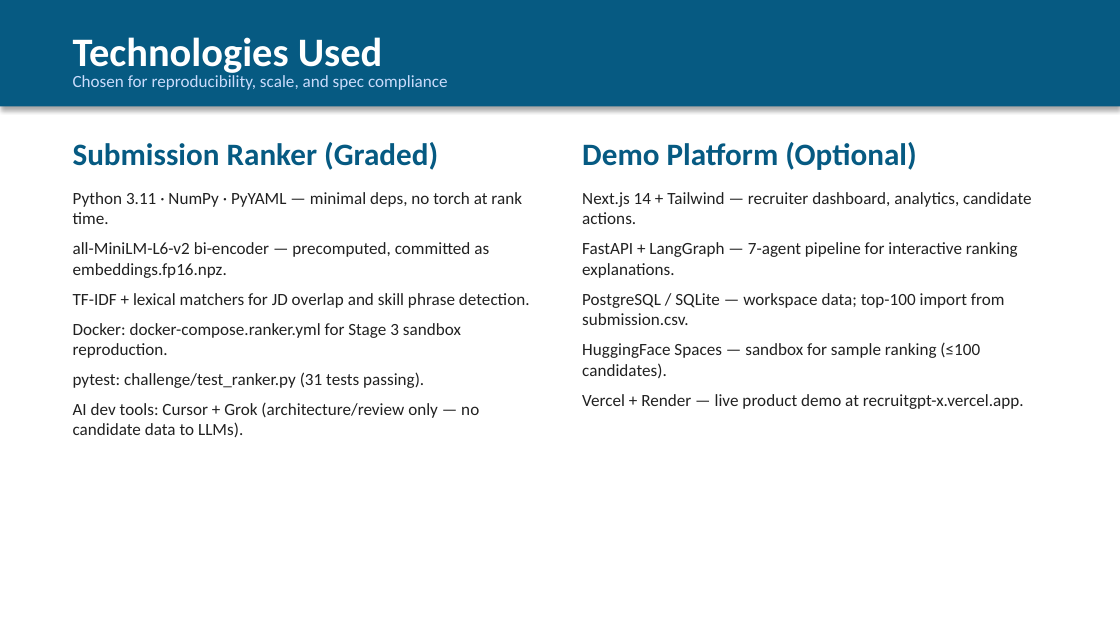
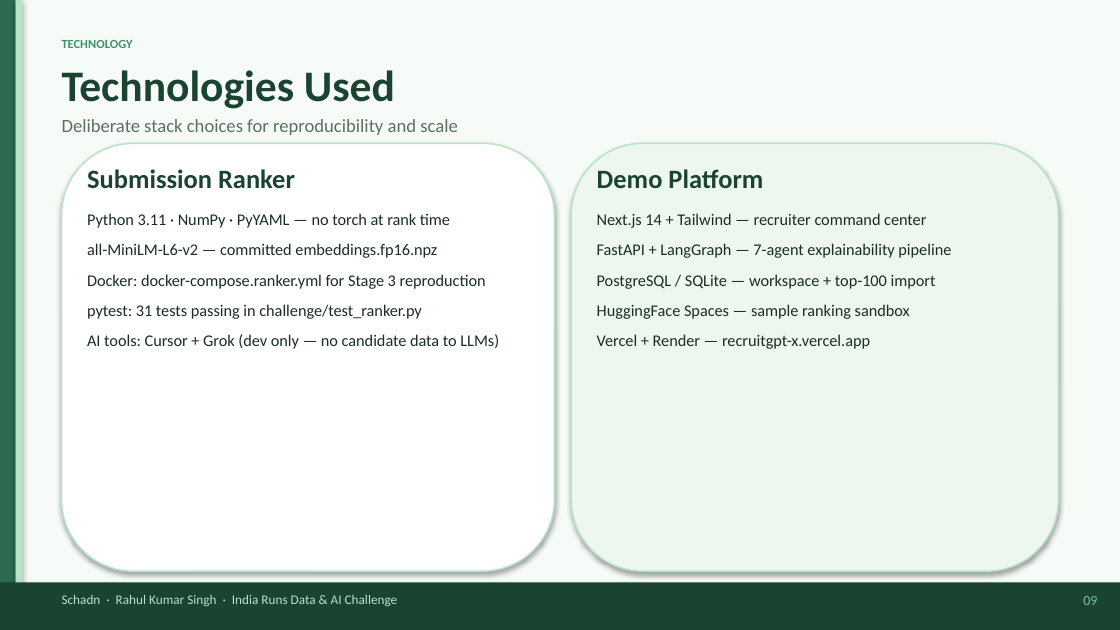
Before and after one commit to rahulx2001/recruitgpt-x, a slide deck: slide 9 of docs/RecruitGPT_X_Approach.pptx. Drawn at 1120x630 pixels with LibreOffice and Linux fonts; fonts in the diff are those of the drawing. Boxes give left, top, right and bottom in pixels: in the first picture for what was removed or moved away, otherwise in the second. Text is boxed around its words. In the diff, an @@ line names an element or a change of style, - is before the commit and + after.

Commit message:
docs: redesign submission deck with consultant light-green theme
Split cover layout, sage palette, rounded cards, stat tiles, slide
footers, and section rails for a polished executive presentation style.

```diff
--- a/docs/RecruitGPT_X_Approach.pptx
+++ b/docs/RecruitGPT_X_Approach.pptx
@@ rectangle: place and size @@
-rectangle at [0, 0, 1120, 106]
+rectangle at [0, 0, 1120, 629]
@@ rectangle at [0, 0, 1120, 629]: fill #065A82 to #F7FBF8 @@
@@ rectangle added at [0, 0, 16, 629], fill #2D6A4F @@
@@ rectangle added at [16, 0, 22, 629], fill #B7E4C7 @@
@@ text "Technologies Used": place and size @@
-text "Technologies Used" at [73, 37, 383, 76]
+text "Technologies Used" at [62, 70, 395, 109]
@@ text "Technologies Used" at [62, 70, 395, 109]: size 26 to 28 pt, text colour #FFFFFF to #1B4332 @@
@@ text added at [62, 40, 133, 48], 8 pt, text #40916C, bold @@
+TECHNOLOGY
@@ text at [62, 119, 457, 135]: text changed; size 11 to 12 pt; text colour #CADCFC to #5C6F62 @@
-Chosen for reproducibility, scale, and spec compliance
+Deliberate stack choices for reproducibility and scale
@@ rounded rectangle added at [62, 143, 554, 571], fill #FFFFFF, outline #B7E4C7 1 pt @@
@@ rounded rectangle added at [571, 143, 1058, 571], fill #EDF7F0, outline #B7E4C7 1 pt @@
@@ text at [87, 169, 499, 349]: text changed; size 11 to 10.5 pt; text colour #212121 to #1A2E22 @@
-Submission Ranker (Graded)
-Python 3.11 · NumPy · PyYAML — minimal deps, no torch at rank time.
-all-MiniLM-L6-v2 bi-encoder — precomputed, committed as embeddings.fp16.npz.
-TF-IDF + lexical matchers for JD overlap and skill phrase detection.
-Docker: docker-compose.ranker.yml for Stage 3 sandbox reproduction.
-pytest: challenge/test_ranker.py (31 tests passing).
-AI dev tools: Cursor + Grok (architecture/review only — no candidate data to LLMs).
+Submission Ranker
+Python 3.11 · NumPy · PyYAML — no torch at rank time
+all-MiniLM-L6-v2 — committed embeddings.fp16.npz
+Docker: docker-compose.ranker.yml for Stage 3 reproduction
+pytest: 31 tests passing in challenge/test_ranker.py
+AI tools: Cursor + Grok (dev only — no candidate data to LLMs)
@@ text at [597, 169, 951, 349]: text changed; size 11 to 10.5 pt; text colour #212121 to #1A2E22 @@
-Demo Platform (Optional)
-Next.js 14 + Tailwind — recruiter dashboard, analytics, candidate actions.
-FastAPI + LangGraph — 7-agent pipeline for interactive ranking explanations.
-PostgreSQL / SQLite — workspace data; top-100 import from submission.csv.
-HuggingFace Spaces — sandbox for sample ranking (≤100 candidates).
-Vercel + Render — live product demo at recruitgpt-x.vercel.app.
+Demo Platform
+Next.js 14 + Tailwind — recruiter command center
+FastAPI + LangGraph — 7-agent explainability pipeline
+PostgreSQL / SQLite — workspace + top-100 import
+HuggingFace Spaces — sample ranking sandbox
+Vercel + Render — recruitgpt-x.vercel.app
@@ rectangle added at [0, 582, 1120, 629], fill #1B4332 @@
@@ text added at [62, 595, 398, 606], 8.5 pt, text #B7E4C7 @@
+Schadn · Rahul Kumar Singh · India Runs Data & AI Challenge
@@ text added at [1083, 596, 1097, 605], 9 pt, text #74C69D @@
+09
```
Also in this commit, not shown: 10 other slides changed, 4 other files.
